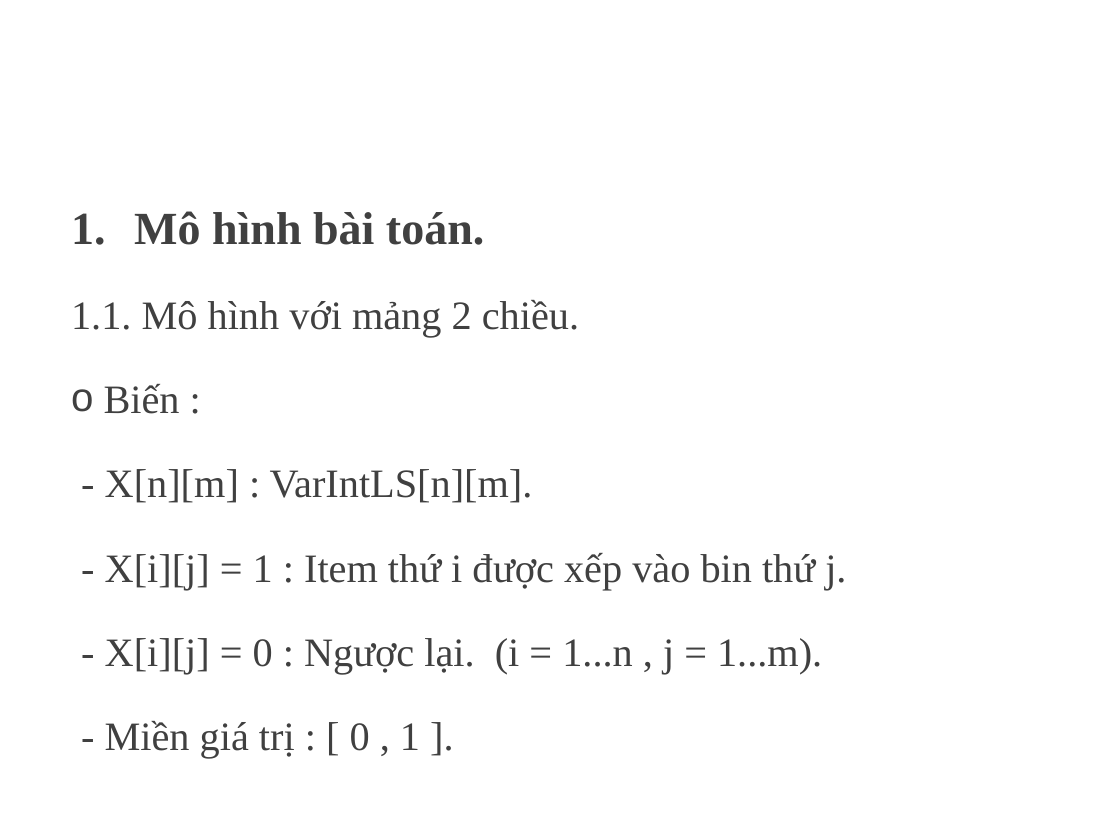
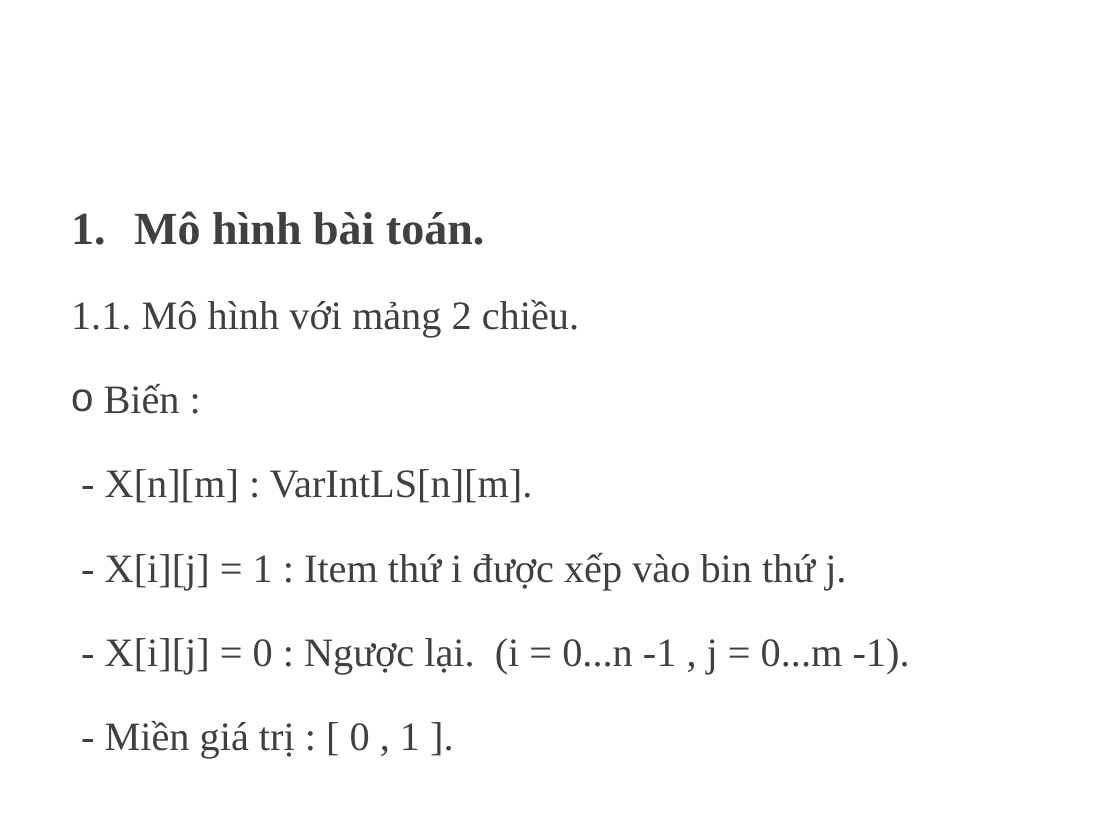
Before and after one commit to dungkhmt/CourseCPCBLS, a slide deck: slide 3 of OpenCBLS/src/khmtk60/miniprojects/G2/Slide.pptx. Drawn at 1120x840 pixels with LibreOffice and Linux fonts; fonts in the diff are those of the drawing; background and template pictures are left out. Boxes give left, top, right and bottom in pixels: in the first picture for what was removed or moved away, otherwise in the second. Text is boxed around its words. In the diff, an @@ line names an element or a change of style, - is before the commit and + after.

Commit message:
G2 submit

```diff
--- a/OpenCBLS/src/khmtk60/miniprojects/G2/Slide.pptx
+++ b/OpenCBLS/src/khmtk60/miniprojects/G2/Slide.pptx
@@ text at (105,638,910,674): text changed @@
-- X[i][j] = 0 : Ngược lại. (i = 1...n , j = 1...m).
+- X[i][j] = 0 : Ngược lại. (i = 0...n -1 , j = 0...m -1).
```
